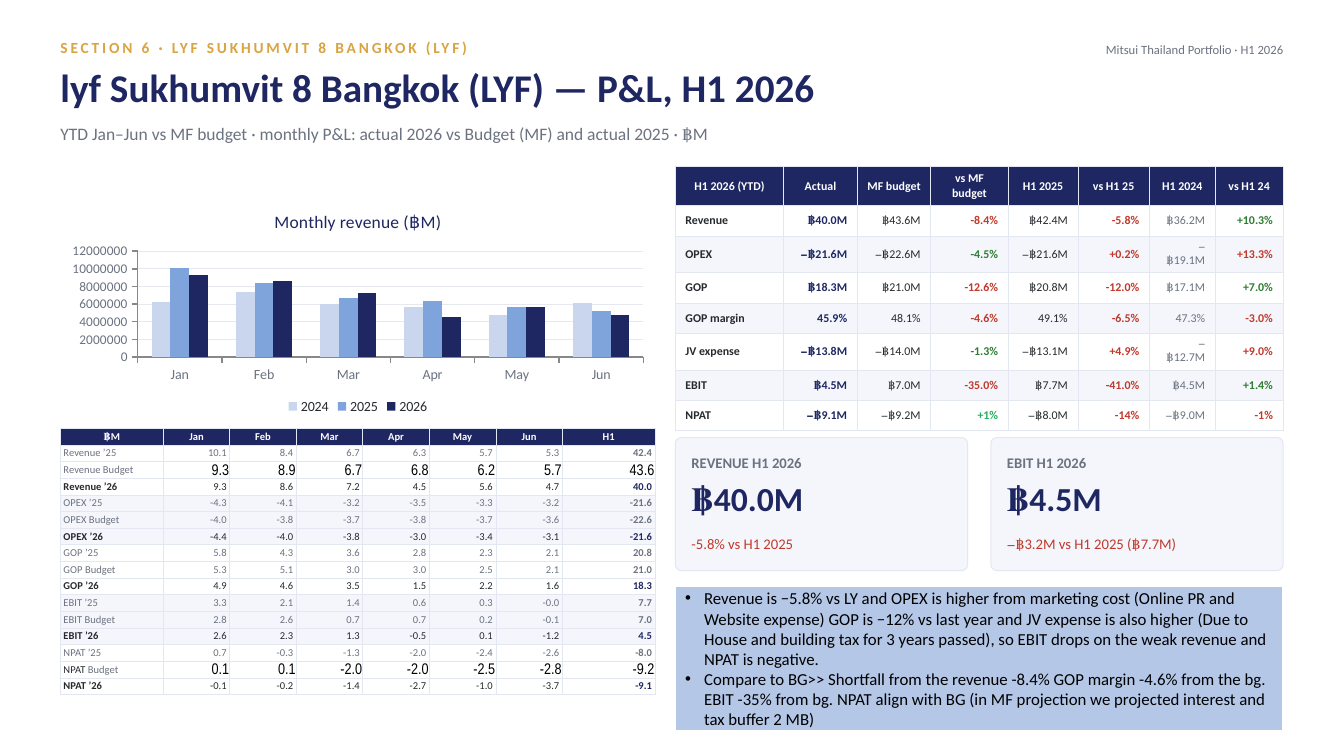
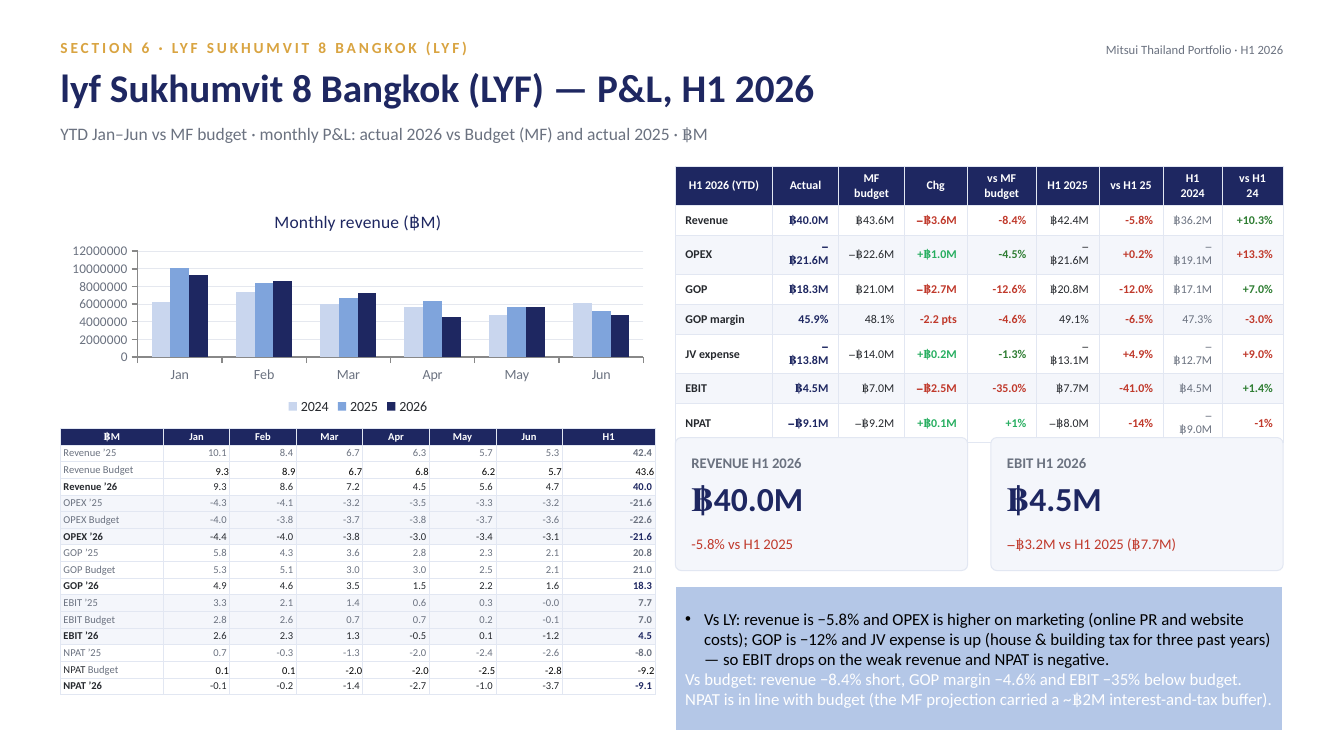
Before and after one commit to Chavin2543/mae-workspace, a slide deck: slide 29 of output/Portfolio_Performance_Report_H1-2026.pptx. Drawn at 1344x756 pixels with LibreOffice and Linux fonts; fonts in the diff are those of the drawing. Boxes give left, top, right and bottom in pixels: in the first picture for what was removed or moved away, otherwise in the second. Text is boxed around its words. In the diff, an @@ line names an element or a change of style, - is before the commit and + after.

```diff
--- a/output/Portfolio_Performance_Report_H1-2026.pptx
+++ b/output/Portfolio_Performance_Report_H1-2026.pptx
@@ table at (676,166,1282,439) @@
+column 4: Chg | −฿3.6M | +฿1.0M | −฿2.7M | -2.2 pts | +฿0.2M | −฿2.5M | +฿0.1M
@@ table at (60,429,655,700) @@
@@ size 11 to 7.5 pt, font Arial Narrow to Calibri in "9.3", "8.9", "6.7", "6.8" and 10 more places @@
@@ text in rectangle at (685,613,1271,708): text changed @@
-• Revenue is −5.8% vs LY and OPEX is higher from marketing cost (Online PR and Website expense) GOP is −12% vs last year and JV expense is also higher (Due to House and building tax for 3 years passed), so EBIT drops on the weak revenue and NPAT is negative.
-• Compare to BG>> Shortfall from the revenue -8.4% GOP margin -4.6% from the bg. EBIT -35% from bg. NPAT align with BG (in MF projection we projected interest and tax buffer 2 MB)
+• Vs LY: revenue is −5.8% and OPEX is higher on marketing (online PR and website costs); GOP is −12% and JV expense is up (house & building tax for three past years) — so EBIT drops on the weak revenue and NPAT is negative.
+Vs budget: revenue −8.4% short, GOP margin −4.6% and EBIT −35% below budget. NPAT is in line with budget (the MF projection carried a ~฿2M interest-and-tax buffer).
```
Also in this commit, not shown: 15 other slides changed.
